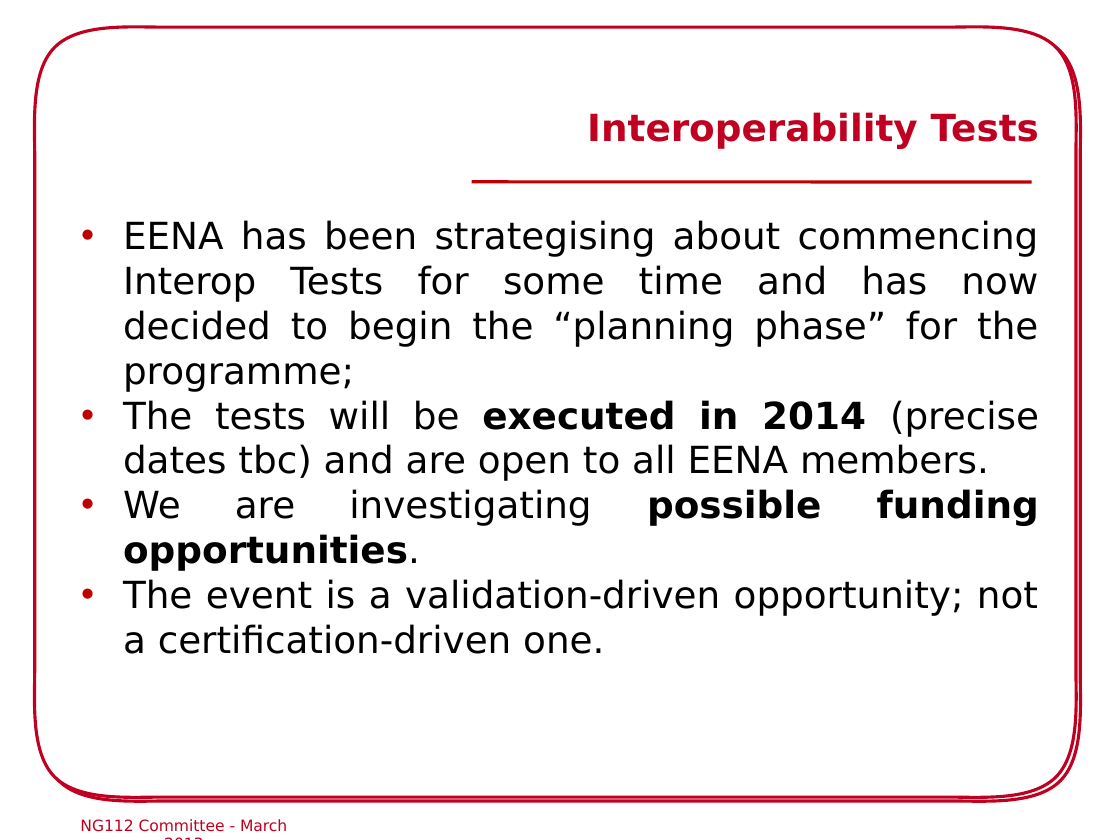
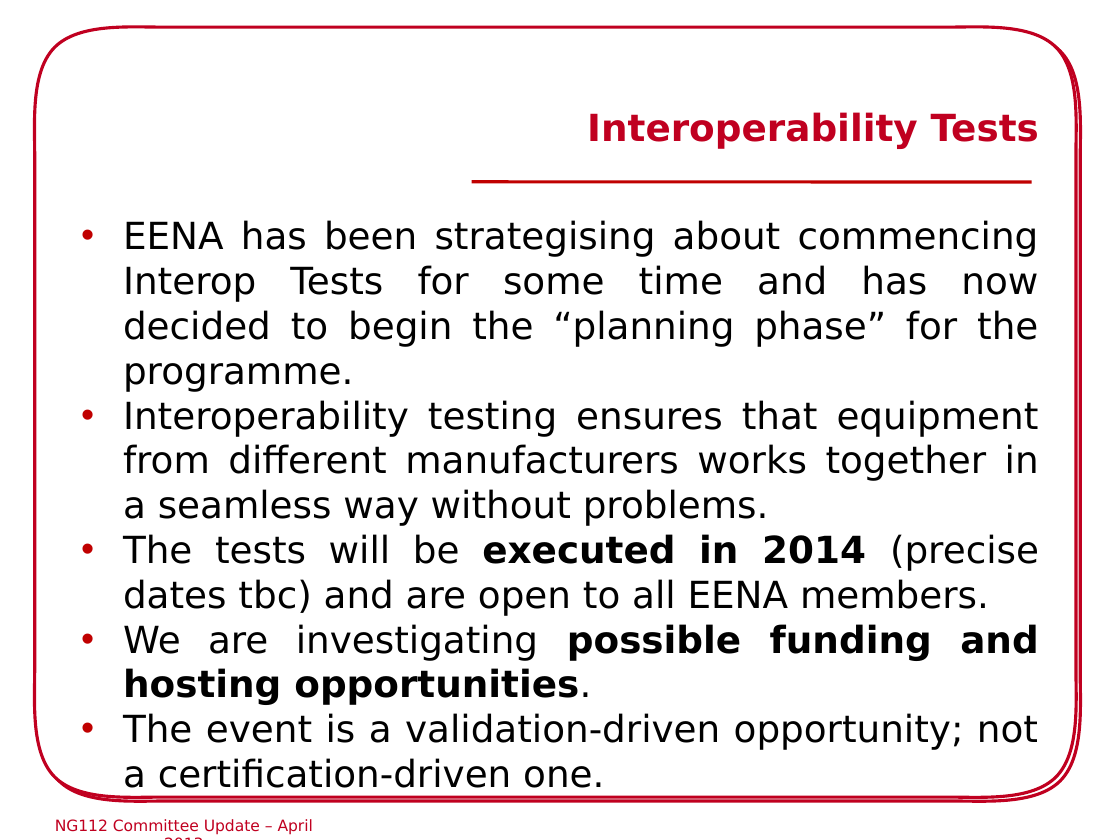
Before and after one commit to hannestschofenig/tschofenig-ids, a slide deck: slide 15 of eena-workshop-riga2013/NG112_Commitee_Riga.ppt (slide 14 before the commit). Drawn at 1120x840 pixels with LibreOffice and Linux fonts; fonts in the diff are those of the drawing; background and template pictures are left out. Boxes give left, top, right and bottom in pixels: in the first picture for what was removed or moved away, otherwise in the second. Text is boxed around its words. In the diff, an @@ line names an element or a change of style, - is before the commit and + after.

```diff
--- a/eena-workshop-riga2013/NG112_Commitee_Riga.ppt
+++ b/eena-workshop-riga2013/NG112_Commitee_Riga.ppt
@@ text at bbox=[123, 220, 1039, 526]: text changed @@
-• EENA has been strategising about commencing Interop Tests for some time and has now decided to begin the “planning phase” for the programme;
+• EENA has been strategising about commencing Interop Tests for some time and has now decided to begin the “planning phase” for the programme.
+• Interoperability testing ensures that equipment from different manufacturers works together in a seamless way without problems.
@@ text at bbox=[123, 624, 1038, 705]: text changed @@
-• We are investigating possible funding opportunities.
+• We are investigating possible funding and hosting opportunities.
@@ text at bbox=[55, 819, 313, 835]: text changed @@
-NG112 Committee - March 2013
+NG112 Committee Update – April 2013
```
Also in this commit, not shown: 15 other slides changed, 3 slides added, 2 slides removed.
